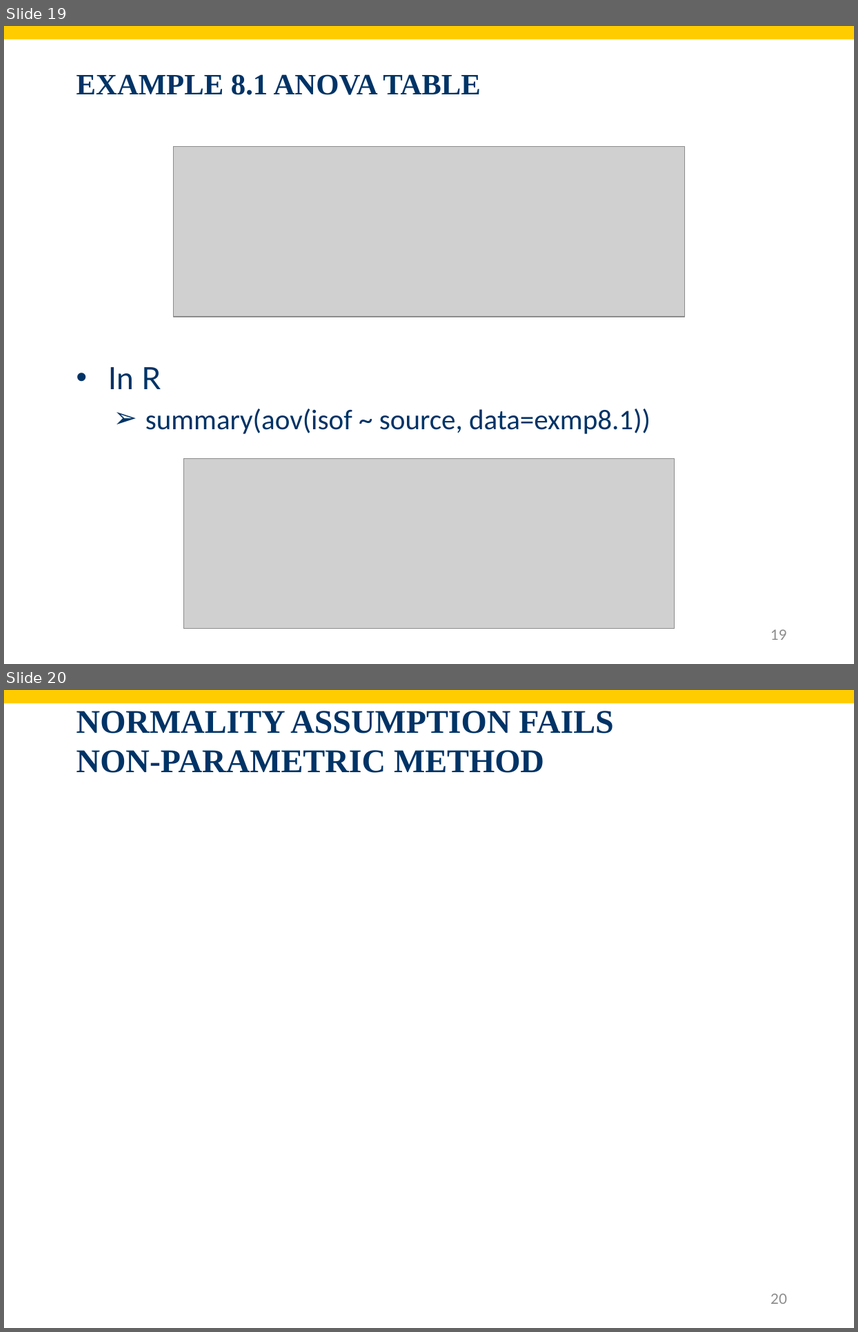
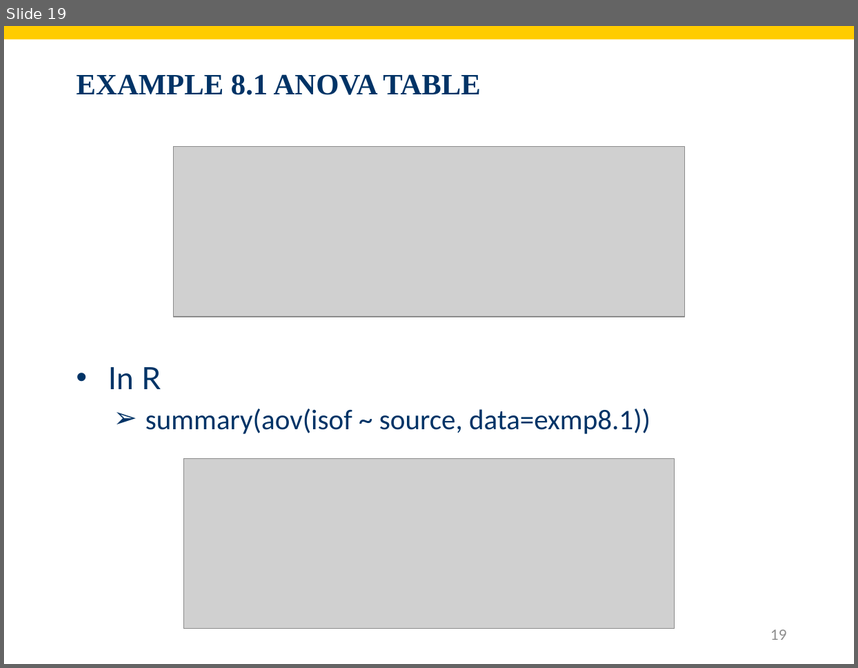
Before and after one commit to shnezam/BUAD1560, a slide deck: slides/pdf/Chapt9.pptx. Shown one above the other, each under a label of ours: slides 19 and 20 before the commit, slide 19 after it. The pictures are 858x1332 and 858x668 pixels, drawn with LibreOffice and Linux fonts; fonts in the diff are those of the drawing; grey boxes stand for pictures; background and template pictures are left out. Boxes give left, top, right and bottom in pixels: in the first picture for what was removed or moved away, otherwise in the second. Text is boxed around its words. In the diff, an @@ line names an element or a change of style, - is before the commit and + after.

```diff
--- a/slides/pdf/Chapt9.pptx
+++ b/slides/pdf/Chapt9.pptx
@@ slide 20 removed at (4,690,854,1328), background #FFFFFF; not listed: 1 template element that a slide beside it also shows @@
@@ title removed at (76,711,613,773) @@
-NORMALITY ASSUMPTION FAILS
-NON-PARAMETRIC METHOD
@@ page number removed at (771,1293,787,1303) @@
-20
```
Also in this commit, not shown: 1 slide changed, 1 other slide removed.
